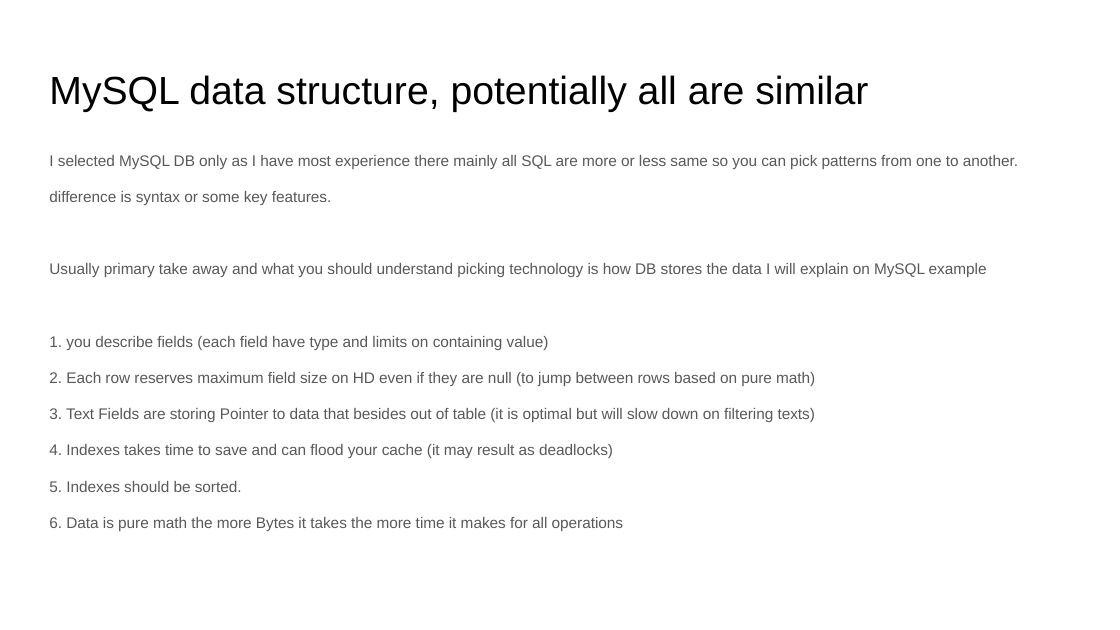
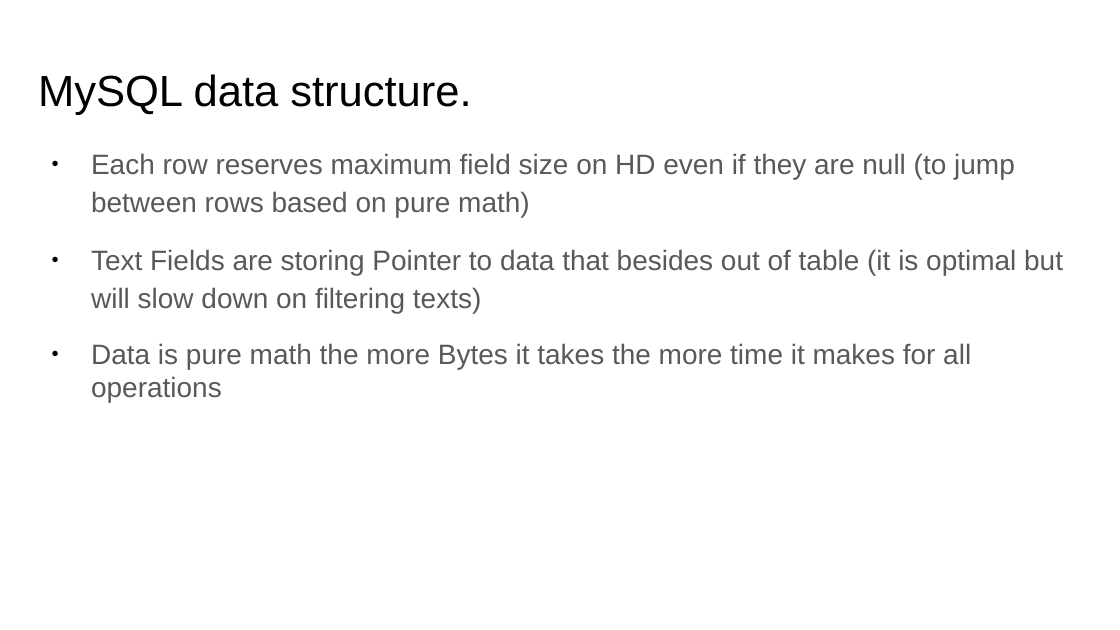
Before and after one commit to Neznajki/devclub-high-load-db, a slide deck: slide 11 of High Load System DB.pptx (slide 7 before the commit). Drawn at 1120x630 pixels with LibreOffice and Linux fonts; fonts in the diff are those of the drawing. Boxes give left, top, right and bottom in pixels: in the first picture for what was removed or moved away, otherwise in the second. Text is boxed around its words. In the diff, an @@ line names an element or a change of style, - is before the commit and + after.

```diff
--- a/High Load System DB.pptx
+++ b/High Load System DB.pptx
@@ text "MySQL data structure." at bbox=[38, 74, 471, 115]: vertical alignment top to middle @@
@@ text at bbox=[38, 74, 471, 115]: text changed; size 25.2 to 28 pt @@
-MySQL data structure, potentially all are similar
+MySQL data structure.
@@ text at bbox=[91, 153, 1063, 403]: text changed; size 9.9 to 18 pt @@
-I selected MySQL DB only as I have most experience there mainly all SQL are more or less same so you can pick patterns from one to another.
-difference is syntax or some key features.
-Usually primary take away and what you should understand picking technology is how DB stores the data I will explain on MySQL example
-1. you describe fields (each field have type and limits on containing value)
-2. Each row reserves maximum field size on HD even if they are null (to jump between rows based on pure math)
-3. Text Fields are storing Pointer to data that besides out of table (it is optimal but will slow down on filtering texts)
-4. Indexes takes time to save and can flood your cache (it may result as deadlocks)
-5. Indexes should be sorted.
-6. Data is pure math the more Bytes it takes the more time it makes for all operations
+● Each row reserves maximum field size on HD even if they are null (to jump between rows based on pure math)
+● Text Fields are storing Pointer to data that besides out of table (it is optimal but will slow down on filtering texts)
+● Data is pure math the more Bytes it takes the more time it makes for all operations
```
Also in this commit, not shown: 14 other slides changed, 15 slides added, 5 slides removed, 1 other file.
